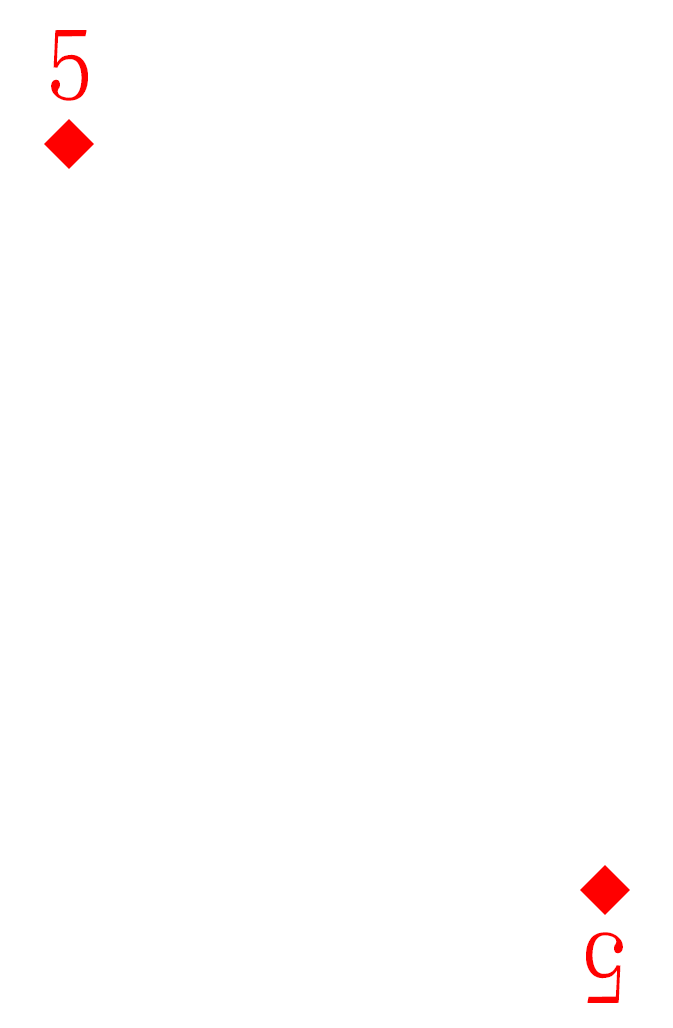
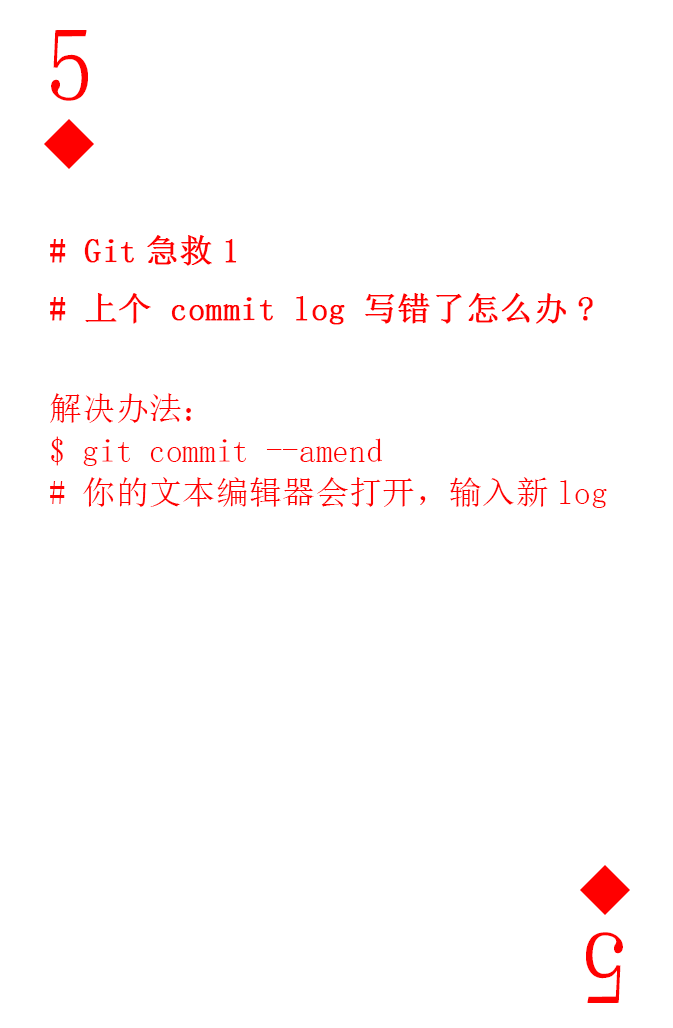
Revision of a layered (673, 1028) image; what changed, layer by layer:
added group "command" with 1 layers above "num and pic up" over [50, 235, 607, 508]
added layer "# Git急救1 # 上个 commit log 写错了怎么办? 解决办法： $ git commit --amend #" in group "command" over [50, 235, 607, 508]
